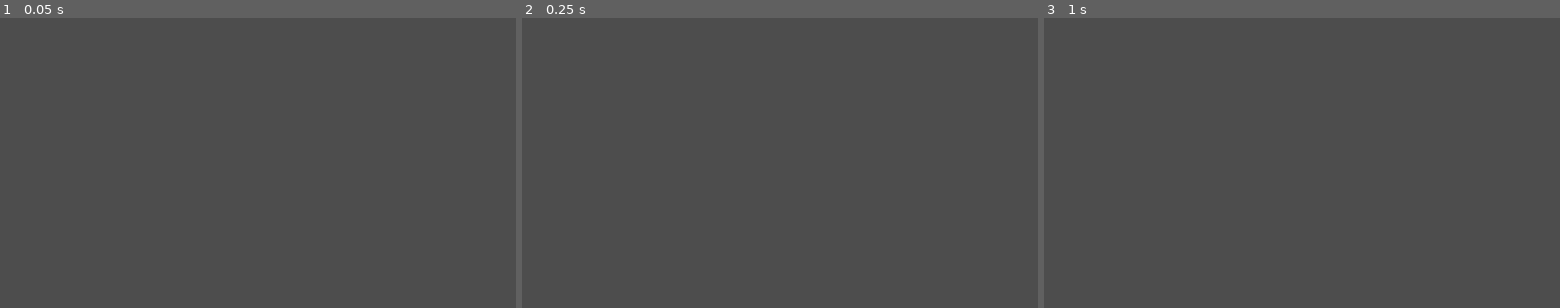
Above: before the commit, frames 1-3 (left to right).
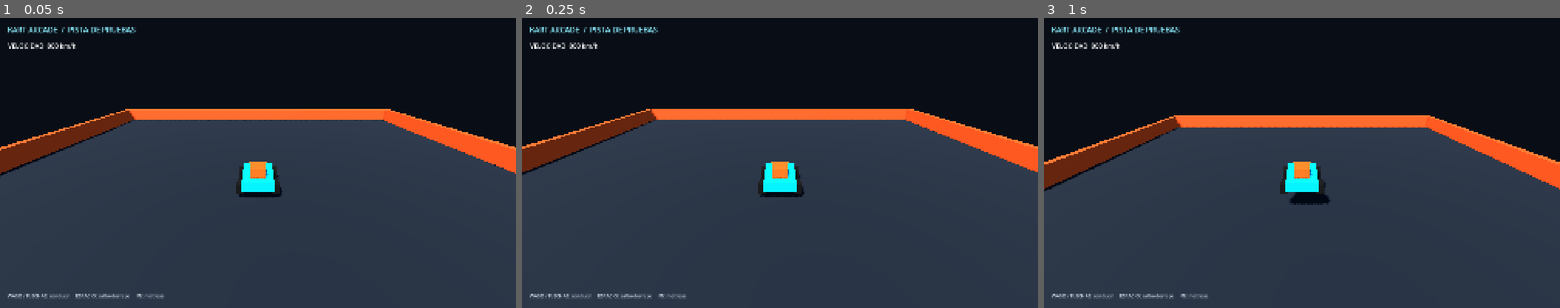
Above: after the commit, the same moments.

Repository: GammaYoshimura/kart
Game: Godot game, scene res://scenes/gameplay/playground.tscn
Same seed, same stepped clock (60 frames per second), same inputs: the game is played once before the commit and once after it. Before the commit the project starts from res://scenes/boot/boot.tscn.
Inputs:
- Up to frame 1 (0.05 s): no input
- Up to frame 2 (0.25 s): no input
- Up to frame 3 (1 s): tap Enter at 0.5 s; hold D (steer_right) from 0.53 s (still down); hold Q (aim_backward) from 0.53 s (still down); tap Space (drift_hop) at 0.77 s

The runs differ from the first frame. In frame 1, 100% of the frame differs, in the area x 0-100%, y 0-100%; in frame 2, 100%; in frame 3, 100%.

Commit message:
feat: show playable kart playground on launch

Diff:
--- a/project.godot
+++ b/project.godot
@@ -13,7 +13,7 @@
 config/name="Kart Arcade 3D"
 config/description="Juego de carreras arcade 3D multijugador."
 config/version="0.1.0"
-run/main_scene="res://scenes/boot/boot.tscn"
+run/main_scene="res://scenes/gameplay/playground.tscn"
 config/features=PackedStringArray("4.7")
 
 [audio]
--- /dev/null
+++ b/scenes/gameplay/playground.gd
@@ -0,0 +1,9 @@
+extends Node3D
+
+@onready var _kart: KartSimBody = $Kart
+@onready var _speed_label: Label = $HUD/Speed
+
+
+func _process(_delta: float) -> void:
+	var speed_kmh: int = roundi(absf(_kart.state.forward_speed) * 3.6)
+	_speed_label.text = "VELOCIDAD  %03d km/h" % speed_kmh
--- /dev/null
+++ b/scenes/gameplay/playground.tscn
@@ -0,0 +1,201 @@
+[gd_scene load_steps=17 format=3]
+
+[ext_resource type="Script" path="res://scenes/gameplay/playground.gd" id="1_game"]
+[ext_resource type="Script" path="res://src/simulation/kart/kart_sim_body.gd" id="2_kart"]
+[ext_resource type="Resource" path="res://resources/karts/stats_balanced.tres" id="3_stats"]
+
+[sub_resource type="StandardMaterial3D" id="Mat_Track"]
+albedo_color = Color(0.095, 0.12, 0.15, 1)
+roughness = 0.92
+
+[sub_resource type="StandardMaterial3D" id="Mat_Kart"]
+albedo_color = Color(0.06, 0.78, 0.95, 1)
+metallic = 0.18
+roughness = 0.3
+
+[sub_resource type="StandardMaterial3D" id="Mat_Accent"]
+albedo_color = Color(1, 0.38, 0.12, 1)
+roughness = 0.35
+
+[sub_resource type="StandardMaterial3D" id="Mat_Tire"]
+albedo_color = Color(0.025, 0.03, 0.04, 1)
+roughness = 0.9
+
+[sub_resource type="StandardMaterial3D" id="Mat_Wall"]
+albedo_color = Color(0.98, 0.32, 0.12, 1)
+roughness = 0.55
+
+[sub_resource type="Environment" id="Environment_Play"]
+background_mode = 1
+background_color = Color(0.035, 0.055, 0.085, 1)
+ambient_light_source = 3
+ambient_light_color = Color(0.52, 0.64, 0.82, 1)
+ambient_light_energy = 0.6
+
+[sub_resource type="BoxShape3D" id="Shape_Ground"]
+size = Vector3(30, 0.3, 30)
+
+[sub_resource type="BoxMesh" id="Mesh_Ground"]
+size = Vector3(30, 0.3, 30)
+
+[sub_resource type="BoxShape3D" id="Shape_Wall"]
+size = Vector3(30, 1.2, 0.5)
+
+[sub_resource type="BoxMesh" id="Mesh_Chassis"]
+size = Vector3(1.45, 0.48, 2.1)
+
+[sub_resource type="BoxMesh" id="Mesh_Nose"]
+size = Vector3(1.0, 0.24, 0.7)
+
+[sub_resource type="BoxMesh" id="Mesh_Seat"]
+size = Vector3(0.72, 0.55, 0.72)
+
+[sub_resource type="BoxMesh" id="Mesh_Wheel"]
+size = Vector3(0.32, 0.42, 0.55)
+
+[sub_resource type="BoxMesh" id="Mesh_Wall"]
+size = Vector3(30, 1.2, 0.5)
+
+[node name="Playground" type="Node3D"]
+script = ExtResource("1_game")
+
+[node name="WorldEnvironment" type="WorldEnvironment" parent="."]
+environment = SubResource("Environment_Play")
+
+[node name="Sun" type="DirectionalLight3D" parent="."]
+rotation_degrees = Vector3(-52, -28, 0)
+light_energy = 1.25
+shadow_enabled = true
+
+[node name="Track" type="StaticBody3D" parent="."]
+position = Vector3(0, -0.15, 0)
+collision_layer = 1
+
+[node name="GroundMesh" type="MeshInstance3D" parent="Track"]
+mesh = SubResource("Mesh_Ground")
+surface_material_override/0 = SubResource("Mat_Track")
+
+[node name="GroundCollision" type="CollisionShape3D" parent="Track"]
+shape = SubResource("Shape_Ground")
+
+[node name="Kart" type="CharacterBody3D" parent="."]
+position = Vector3(0, 0.72, 0)
+script = ExtResource("2_kart")
+stats = ExtResource("3_stats")
+
+[node name="Chassis" type="MeshInstance3D" parent="Kart"]
+position = Vector3(0, -0.08, 0)
+mesh = SubResource("Mesh_Chassis")
+surface_material_override/0 = SubResource("Mat_Kart")
+
+[node name="Nose" type="MeshInstance3D" parent="Kart"]
+position = Vector3(0, -0.03, -1.05)
+mesh = SubResource("Mesh_Nose")
+surface_material_override/0 = SubResource("Mat_Accent")
+
+[node name="Seat" type="MeshInstance3D" parent="Kart"]
+position = Vector3(0, 0.3, 0.2)
+mesh = SubResource("Mesh_Seat")
+surface_material_override/0 = SubResource("Mat_Accent")
+
+[node name="WheelFL" type="MeshInstance3D" parent="Kart"]
+position = Vector3(-0.78, -0.2, -0.66)
+mesh = SubResource("Mesh_Wheel")
+surface_material_override/0 = SubResource("Mat_Tire")
+
+[node name="WheelFR" type="MeshInstance3D" parent="Kart"]
+position = Vector3(0.78, -0.2, -0.66)
+mesh = SubResource("Mesh_Wheel")
+surface_material_override/0 = SubResource("Mat_Tire")
+
+[node name="WheelRL" type="MeshInstance3D" parent="Kart"]
+position = Vector3(-0.78, -0.2, 0.68)
+mesh = SubResource("Mesh_Wheel")
+surface_material_override/0 = SubResource("Mat_Tire")
+
+[node name="WheelRR" type="MeshInstance3D" parent="Kart"]
+position = Vector3(0.78, -0.2, 0.68)
+mesh = SubResource("Mesh_Wheel")
+surface_material_override/0 = SubResource("Mat_Tire")
+
+[node name="Camera3D" type="Camera3D" parent="Kart"]
+position = Vector3(0, 4.6, 8.5)
+rotation_degrees = Vector3(-25, 0, 0)
+current = true
+fov = 72.0
+
+[node name="BoundaryNorth" type="StaticBody3D" parent="."]
+position = Vector3(0, 0.6, -14.75)
+collision_layer = 2
+
+[node name="Mesh" type="MeshInstance3D" parent="BoundaryNorth"]
+mesh = SubResource("Mesh_Wall")
+surface_material_override/0 = SubResource("Mat_Wall")
+
+[node name="Collision" type="CollisionShape3D" parent="BoundaryNorth"]
+shape = SubResource("Shape_Wall")
+
+[node name="BoundarySouth" type="StaticBody3D" parent="."]
+position = Vector3(0, 0.6, 14.75)
+collision_layer = 2
+
+[node name="Mesh" type="MeshInstance3D" parent="BoundarySouth"]
+mesh = SubResource("Mesh_Wall")
+surface_material_override/0 = SubResource("Mat_Wall")
+
+[node name="Collision" type="CollisionShape3D" parent="BoundarySouth"]
+shape = SubResource("Shape_Wall")
+
+[node name="BoundaryEast" type="StaticBody3D" parent="."]
+position = Vector3(14.75, 0.6, 0)
+rotation_degrees = Vector3(0, 90, 0)
+collision_layer = 2
+
+[node name="Mesh" type="MeshInstance3D" parent="BoundaryEast"]
+mesh = SubResource("Mesh_Wall")
+surface_material_override/0 = SubResource("Mat_Wall")
+
+[node name="Collision" type="CollisionShape3D" parent="BoundaryEast"]
+shape = SubResource("Shape_Wall")
+
+[node name="BoundaryWest" type="StaticBody3D" parent="."]
+position = Vector3(-14.75, 0.6, 0)
+rotation_degrees = Vector3(0, 90, 0)
+collision_layer = 2
+
+[node name="Mesh" type="MeshInstance3D" parent="BoundaryWest"]
+mesh = SubResource("Mesh_Wall")
+surface_material_override/0 = SubResource("Mat_Wall")
+
+[node name="Collision" type="CollisionShape3D" parent="BoundaryWest"]
+shape = SubResource("Shape_Wall")
+
+[node name="HUD" type="CanvasLayer" parent="."]
+
+[node name="Title" type="Label" parent="HUD"]
+offset_left = 28.0
+offset_top = 24.0
+offset_right = 850.0
+offset_bottom = 74.0
+theme_override_font_sizes/font_size = 28
+theme_override_colors/font_color = Color(0.55, 0.93, 1, 1)
+text = "KART ARCADE  /  PISTA DE PRUEBAS"
+
+[node name="Speed" type="Label" parent="HUD"]
+offset_left = 30.0
+offset_top = 88.0
+offset_right = 390.0
+offset_bottom = 132.0
+theme_override_font_sizes/font_size = 24
+text = "VELOCIDAD  000 km/h"
+
+[node name="Controls" type="Label" parent="HUD"]
+anchor_top = 1.0
+anchor_bottom = 1.0
+offset_left = 28.0
+offset_top = -58.0
+offset_right = 970.0
+offset_bottom = -18.0
+theme_override_font_sizes/font_size = 18
+theme_override_colors/font_color = Color(0.82, 0.86, 0.9, 1)
+text = "WASD / FLECHAS: conducir     ESPACIO: salto/derrape     F5: métricas"
Not shown, changed: docs/ROADMAP_PROGRESS.md
